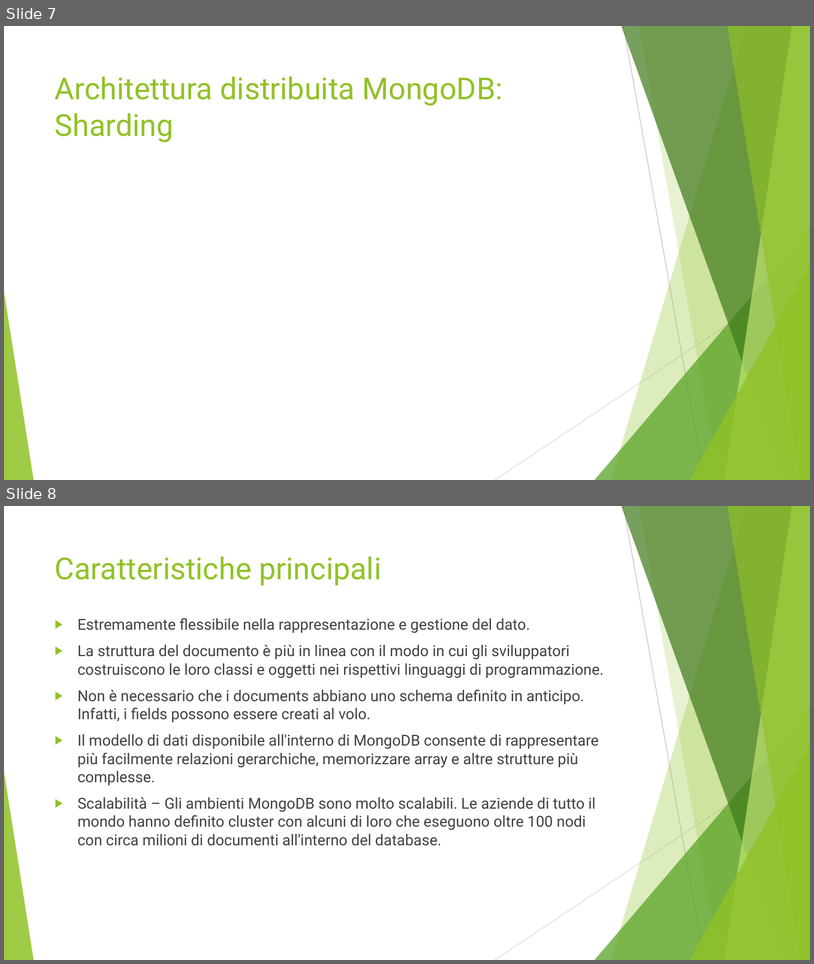
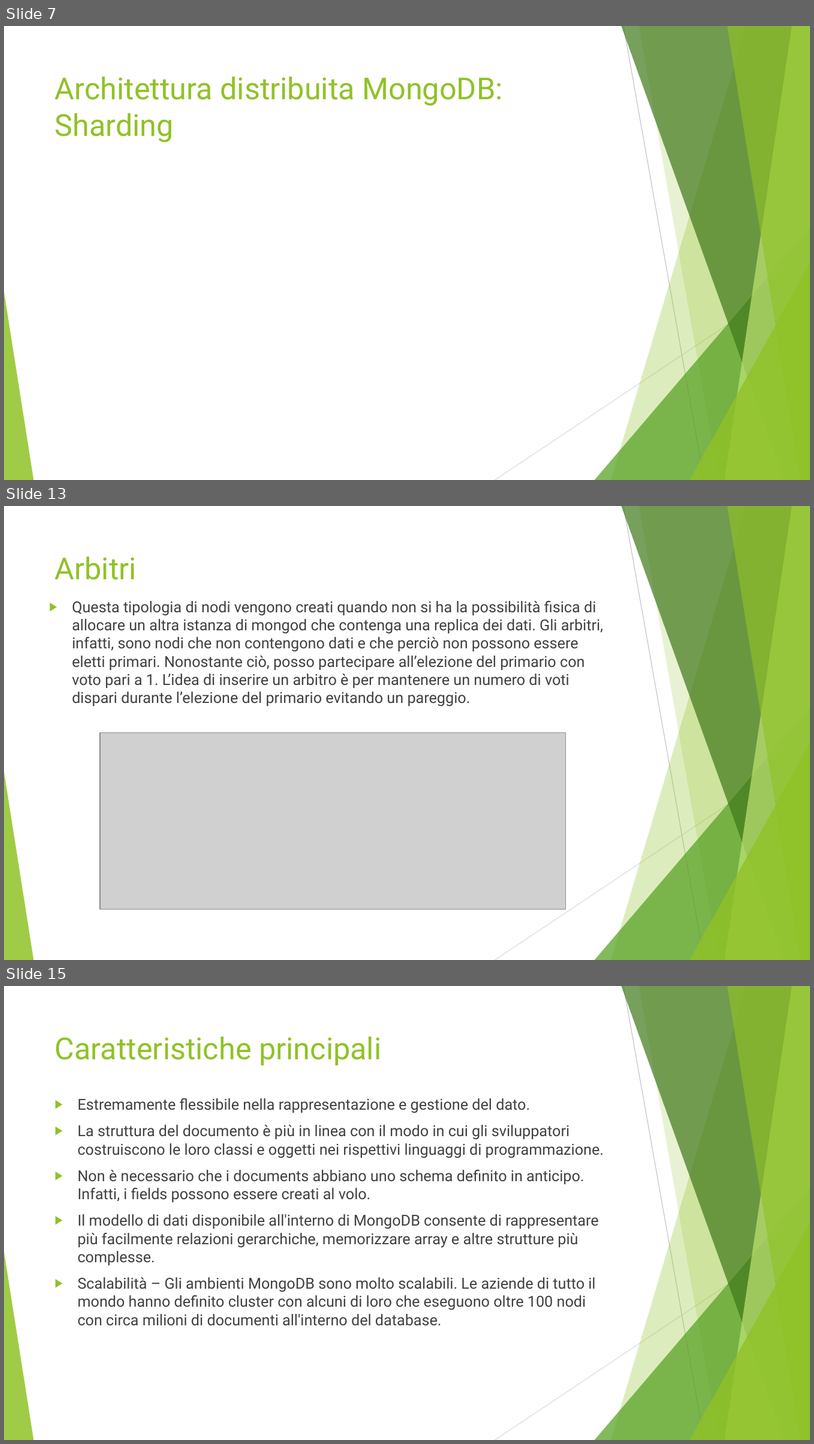
Before and after one commit to Buzzolan/VeronaCardMongoDB, a slide deck: Presentazione_progetto.pptx. Shown one above the other, each under a label of ours: slides 7 and 8 before the commit, slides 7, 13 and 15 after it; the slides between them are not shown. The pictures are 814x964 and 814x1444 pixels, drawn with LibreOffice and Linux fonts; fonts in the diff are those of the drawing; grey boxes stand for pictures. Boxes give left, top, right and bottom in pixels: in the first picture for what was removed or moved away, otherwise in the second. Text is boxed around its words. In the diff, an @@ line names an element or a change of style, - is before the commit and + after.

Commit message:
Parte replica set da terminare

```diff
--- a/Presentazione_progetto.pptx
+++ b/Presentazione_progetto.pptx
@@ slide 13 added at <box>4,506,810,960</box>, background #FFFFFF; not listed: 10 template elements that a slide beside it also shows @@
@@ title added at <box>55,556,137,580</box>, 36 pt, text #90C226 @@
+Arbitri
@@ text added at <box>72,601,603,706</box>, 18 pt, text #404040 @@
+▶ Questa tipologia di nodi vengono creati quando non si ha la possibilità fisica di allocare un altra istanza di mongod che contenga una replica dei dati. Gli arbitri, infatti, sono nodi che non contengono dati e che perciò non possono essere eletti primari. Nonostante ciò, posso partecipare all’elezione del primario con voto pari a 1. L’idea di inserire un arbitro è per mantenere un numero di voti dispari durante l’elezione del primario evitando un pareggio.
@@ picture added at <box>100,733,567,910</box> @@
@@ what was slide 8 is now slide 15 @@
```
Also in this commit, not shown: 6 other slides added, 5 other files.
